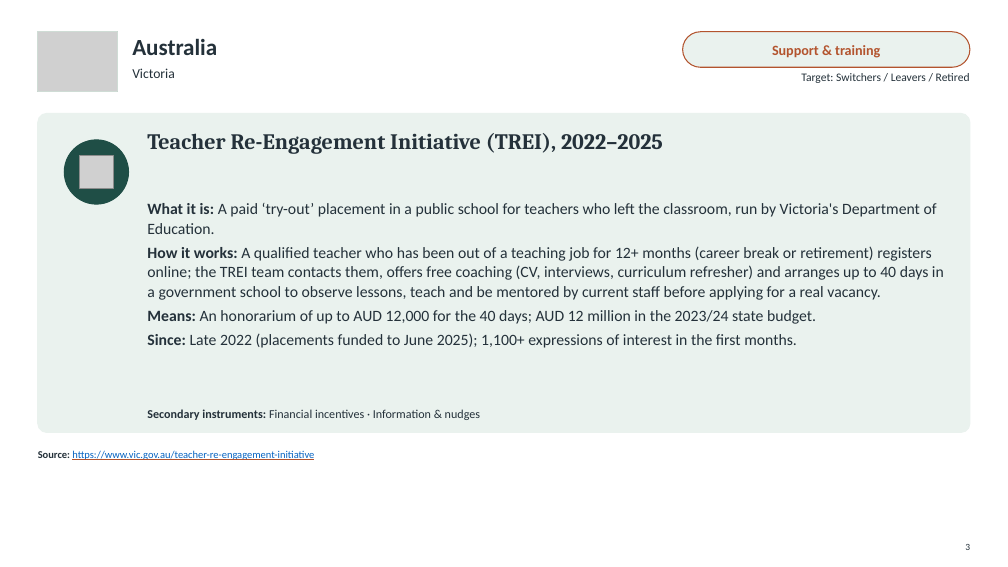
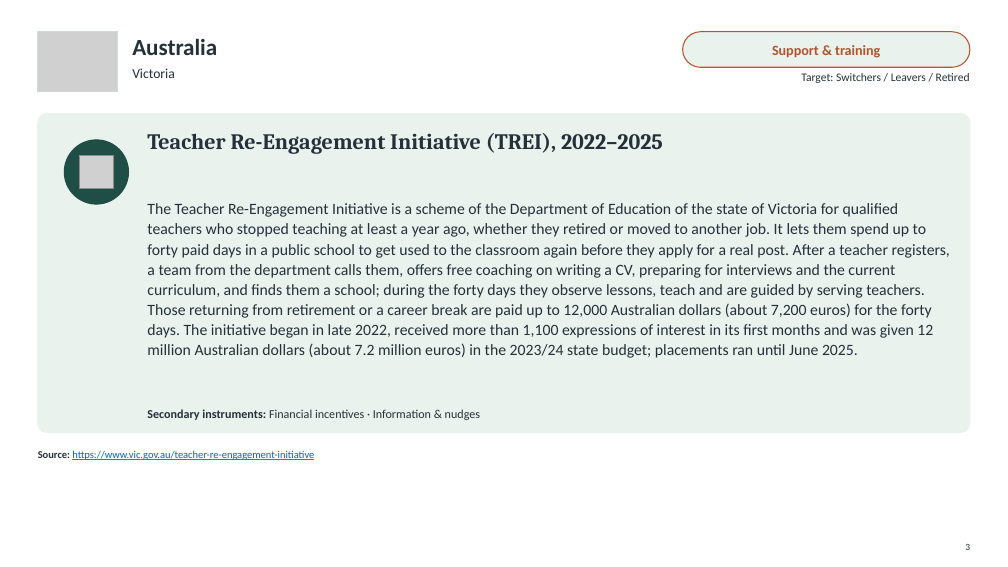
Before and after one commit to jedr1-ship-it/Alternative-Pathways----Quant, a slide deck: slide 3 of policies/Re-attracting_Former_Teachers.pptx. Drawn at 1008x567 pixels with LibreOffice and Linux fonts; fonts in the diff are those of the drawing; grey boxes stand for pictures. Boxes give left, top, right and bottom in pixels: in the first picture for what was removed or moved away, otherwise in the second. Text is boxed around its words. In the diff, an @@ line names an element or a change of style, - is before the commit and + after.

```diff
--- a/policies/Re-attracting_Former_Teachers.pptx
+++ b/policies/Re-attracting_Former_Teachers.pptx
@@ text at bbox=[147, 203, 950, 358]: text changed @@
-What it is: A paid ‘try-out’ placement in a public school for teachers who left the classroom, run by Victoria's Department of Education.
-How it works: A qualified teacher who has been out of a teaching job for 12+ months (career break or retirement) registers online; the TREI team contacts them, offers free coaching (CV, interviews, curriculum refresher) and arranges up to 40 days in a government school to observe lessons, teach and be mentored by current staff before applying for a real vacancy.
-Means: An honorarium of up to AUD 12,000 for the 40 days; AUD 12 million in the 2023/24 state budget.
-Since: Late 2022 (placements funded to June 2025); 1,100+ expressions of interest in the first months.
+The Teacher Re-Engagement Initiative is a scheme of the Department of Education of the state of Victoria for qualified teachers who stopped teaching at least a year ago, whether they retired or moved to another job. It lets them spend up to forty paid days in a public school to get used to the classroom again before they apply for a real post. After a teacher registers, a team from the department calls them, offers free coaching on writing a CV, preparing for interviews and the current curriculum, and finds them a school; during the forty days they observe lessons, teach and are guided by serving teachers. Those returning from retirement or a career break are paid up to 12,000 Australian dollars (about 7,200 euros) for the forty days. The initiative began in late 2022, received more than 1,100 expressions of interest in its first months and was given 12 million Australian dollars (about 7.2 million euros) in the 2023/24 state budget; placements ran until June 2025.
```
Also in this commit, not shown: 17 other slides changed, 4 other files.
